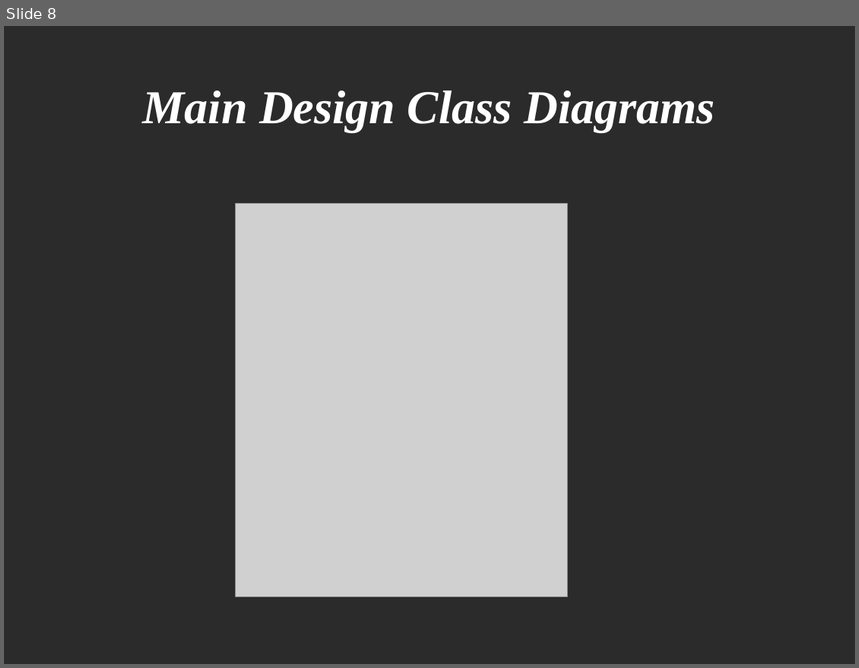
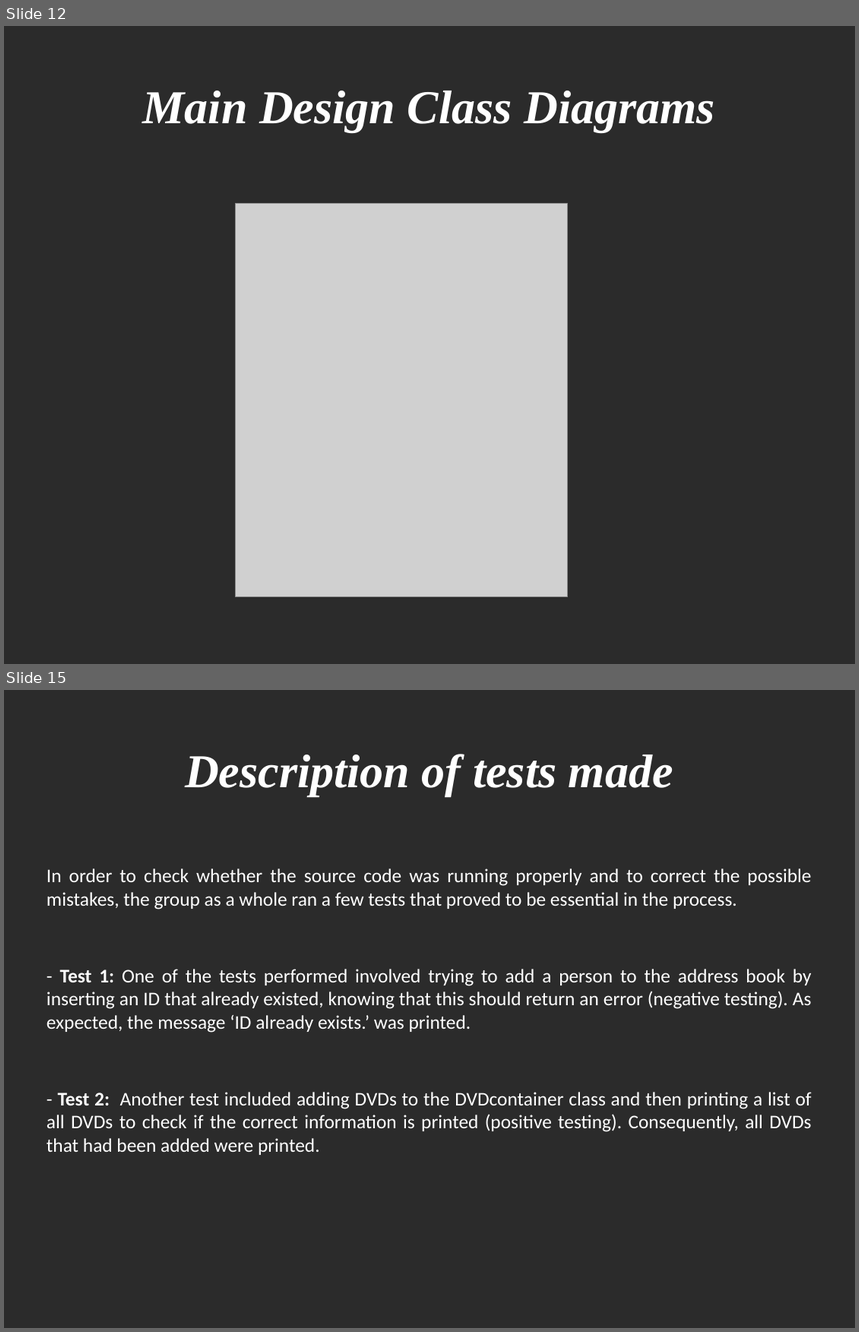
Before and after one commit to CSharkie/ucn-workshop-design-dm83-group2, a slide deck: Workshop group 2.odp. Shown one above the other, each under a label of ours: slide 8 before the commit, slides 12 and 15 after it; the slides between them are not shown. The pictures are 859x668 and 859x1332 pixels, drawn with LibreOffice and Linux fonts; fonts in the diff are those of the drawing; grey boxes stand for pictures; background and template pictures are left out; a plain dark background stands for a picture behind light text. Boxes give left, top, right and bottom in pixels: in the first picture for what was removed or moved away, otherwise in the second. Text is boxed around its words. In the diff, an @@ line names an element or a change of style, - is before the commit and + after.

```diff
--- a/Workshop group 2.odp
+++ b/Workshop group 2.odp
@@ slide 15 added at box(4, 690, 855, 1328), background picture (left out) @@
@@ title added at box(185, 754, 674, 796), 44 pt, text #FFFFFF, bold, italic @@
+Description of tests made
@@ text added at box(47, 869, 812, 1155), 18 pt, text #FFFFFF @@
+In order to check whether the source code was running properly and to correct the possible mistakes, the group as a whole ran a few tests that proved to be essential in the process.
+- Test 1: One of the tests performed involved trying to add a person to the address book by inserting an ID that already existed, knowing that this should return an error (negative testing). As expected, the message ‘ID already exists.’ was printed.
+- Test 2: Another test included adding DVDs to the DVDcontainer class and then printing a list of all DVDs to check if the correct information is printed (positive testing). Consequently, all DVDs that had been added were printed.
@@ what was slide 8 is now slide 12 @@
```
Also in this commit, not shown: 2 slides changed, 8 other slides added, 2 slides removed, 3 other files.
